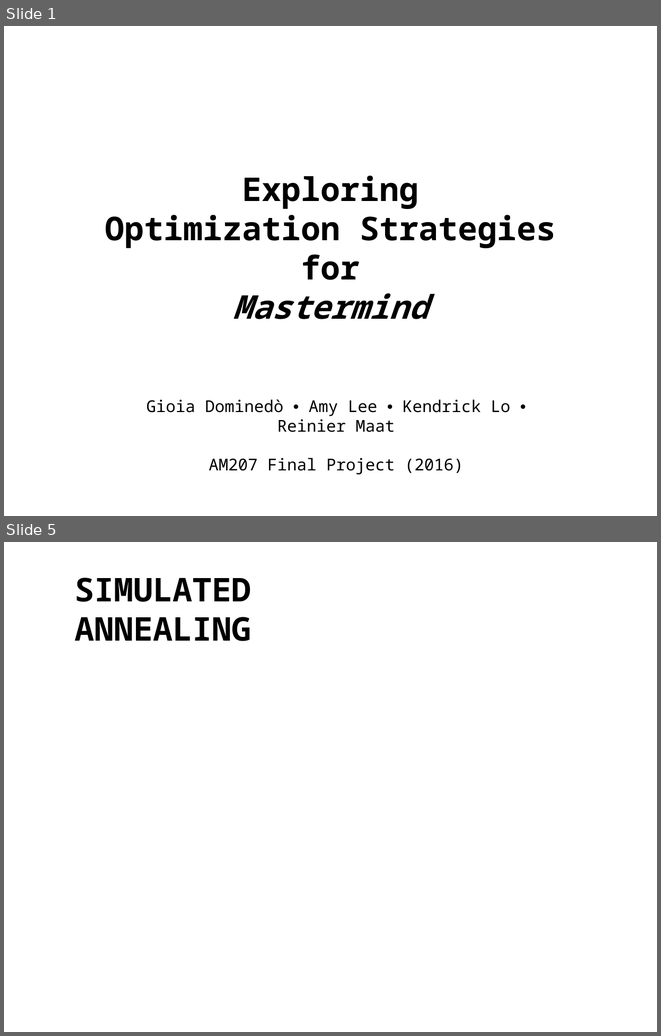
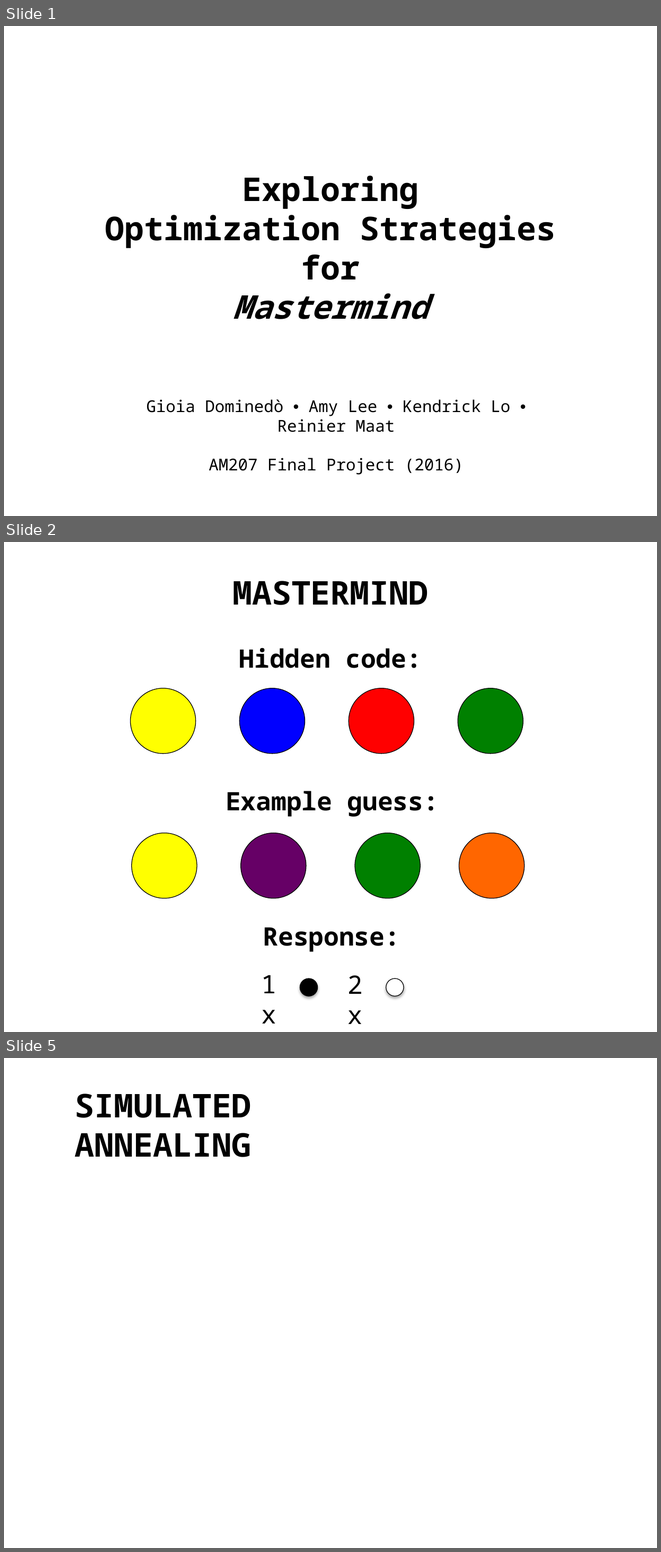
Before and after one commit to amlsf/am207project, a slide deck: video/am207_2.pptx. Shown one above the other, each under a label of ours: slides 1 and 5 before the commit, slides 1, 2 and 5 after it; the slides between them are not shown. The pictures are 661x1036 and 661x1552 pixels, drawn with LibreOffice and Linux fonts; fonts in the diff are those of the drawing. Boxes give left, top, right and bottom in pixels: in the first picture for what was removed or moved away, otherwise in the second. Text is boxed around its words. In the diff, an @@ line names an element or a change of style, - is before the commit and + after.

```diff
--- a/video/am207_2.pptx
+++ b/video/am207_2.pptx
@@ slide 2 added at (4,542,657,1032), background #FFFFFF @@
@@ text added at (232,581,429,605), 36 pt, text #000000, bold @@
+MASTERMIND
@@ text added at (239,647,422,668), 28 pt, text #000000, bold @@
+Hidden code:
@@ ellipse added at (131,688,196,753), fill #FFFF00, outline #000000 0.75 pt @@
@@ ellipse added at (240,688,305,753), fill #0000FF, outline #000000 0.75 pt @@
@@ ellipse added at (348,688,414,753), fill #FF0000, outline #000000 0.75 pt @@
@@ ellipse added at (458,688,523,753), fill #008000, outline #000000 0.75 pt @@
@@ text added at (226,791,439,817), 28 pt, text #000000, bold @@
+Example guess:
@@ ellipse added at (131,832,196,898), fill #FFFF00, outline #000000 0.75 pt @@
@@ ellipse added at (241,832,306,898), fill #660066, outline #000000 0.75 pt @@
@@ ellipse added at (355,832,420,898), fill #008000, outline #000000 0.75 pt @@
@@ ellipse added at (459,832,524,898), fill #FF6600, outline #000000 0.75 pt @@
@@ text added at (263,927,400,952), 28 pt, text #000000, bold @@
+Response:
@@ text added at (261,974,276,1023), 28 pt, text #000000 @@
+1 x
@@ ellipse added at (300,978,317,996), fill #000000, outline #000000 0.75 pt @@
@@ text added at (347,975,363,1024), 28 pt, text #000000 @@
+2 x
@@ ellipse added at (386,978,404,996), fill #FFFFFF, outline #000000 0.75 pt @@
```
Also in this commit, not shown: 2 slides changed, 4 other slides added, 3 slides removed, 1 other file.
